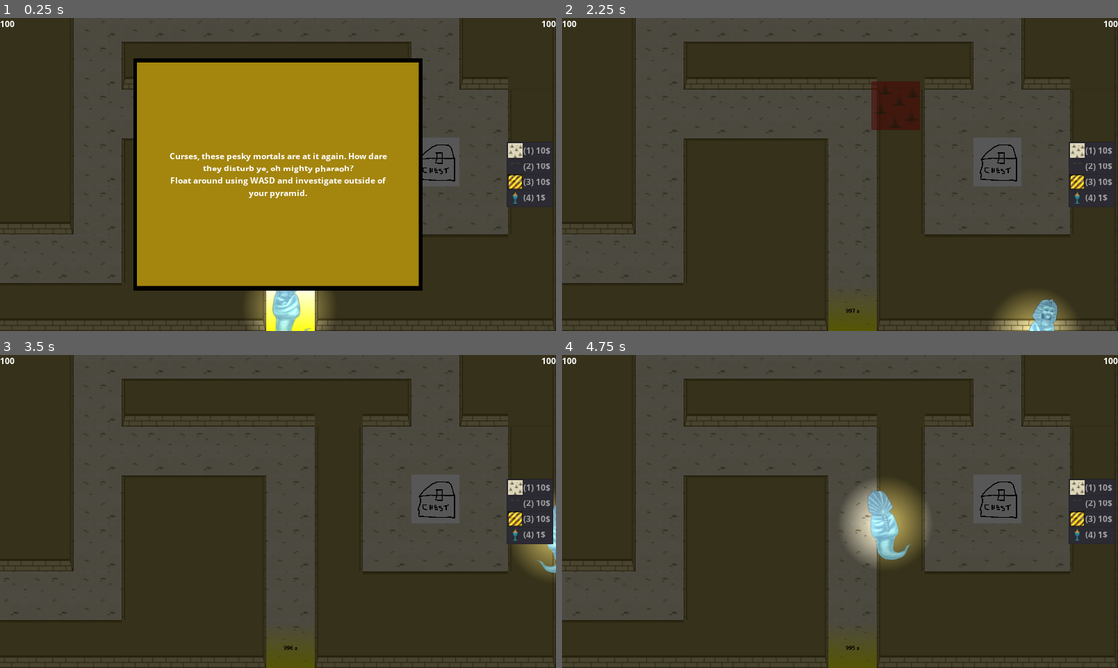
Above: before the commit, frames 1-4 (two rows, left to right).
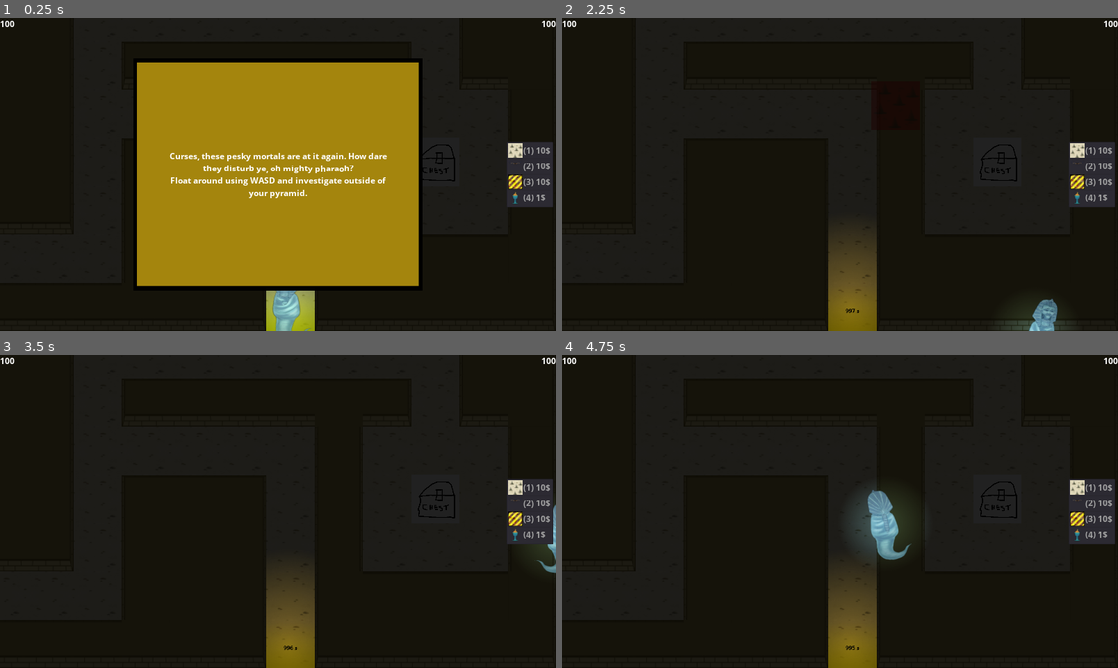
Above: after the commit, the same moments.

Repository: Solid-Squid-Contingent/LD-48
Game: Godot game, scene res://scenes/Game.tscn
Same seed, same stepped clock (60 frames per second), same inputs: the game is played once before the commit and once after it.
Inputs (mouse positions are in pixels of both pictures, inside the frame that each line leads up to):
- Up to frame 1 (0.25 s): no input
- Up to frame 2 (2.25 s): tap Enter at 0.5 s; move the mouse to (962, 158) at 0.52 s; press the mouse at (962, 158) at 0.53 s; hold D (right) 0.53-1.28 s; move the mouse to (728, 190) at 1.27 s; release the mouse at (728, 190) at 1.28 s; hold S (down) 1.28-2.03 s; right-click (728, 190) at 1.35 s; tap Space at 2 s; move the mouse to (895, 105) at 2.02 s; hold D (right) from 2.03 s (still down); tap 1 at 2.1 s
- Up to frame 3 (3.5 s): move the mouse to (250, 574) at 2.77 s; release D (right) at 2.78 s; hold W (up) from 2.78 s (still down); tap 9 at 2.85 s; click (250, 574) at 2.92 s
- Up to frame 4 (4.75 s): move the mouse to (1006, 558) at 3.52 s; release W (up) at 3.53 s; hold A (left) from 3.53 s (still down); tap 0 at 3.6 s; move the mouse to (673, 464) at 4.27 s; tap Q at 4.35 s

The runs differ from the first frame. In frame 1, 59% of the frame differs, in the area x 0-100%, y 0-100%; in frame 2, 97%; in frame 3, 97%; in frame 4, 97%.

Commit message:
improve ? lighting

Diff:
--- a/scenes/Game.tscn
+++ b/scenes/Game.tscn
@@ -8,6 +8,7 @@
 [ext_resource path="res://scenes/Player.tscn" type="PackedScene" id=6]
 [ext_resource path="res://scenes/EnemySpawner.tscn" type="PackedScene" id=7]
 [ext_resource path="res://resources/graphics/ui/WavesScreen.png" type="Texture" id=8]
+[ext_resource path="res://resources/graphics/misc/light.png" type="Texture" id=9]
 [ext_resource path="res://scenes/PyramidLevel.tscn" type="PackedScene" id=10]
 [ext_resource path="res://scripts/Game.gd" type="Script" id=12]
 [ext_resource path="res://scripts/CurrentItemPreview.gd" type="Script" id=13]
@@ -30,6 +31,13 @@
 
 [node name="EnemySpawner" parent="PyramidLevel0" instance=ExtResource( 7 )]
 position = Vector2( 2625, 2375 )
+
+[node name="OutsideLight" type="Light2D" parent="PyramidLevel0/EnemySpawner"]
+position = Vector2( 1, 1 )
+texture = ExtResource( 9 )
+texture_scale = 2.0
+color = Color( 1, 0.8, 0.2, 0.443137 )
+shadow_enabled = true
 
 [node name="PyramidLevel1" parent="." instance=ExtResource( 10 )]
 levelIndex = 1
@@ -108,7 +116,7 @@
 autowrap = true
 
 [node name="CanvasModulate" type="CanvasModulate" parent="."]
-color = Color( 0.34, 0.34, 0.34, 1 )
+color = Color( 0.129412, 0.129412, 0.129412, 1 )
 
 [node name="CurrentItemPreview" type="Sprite" parent="."]
 visible = false
--- a/scenes/Lamp.tscn
+++ b/scenes/Lamp.tscn
@@ -17,6 +17,8 @@
 [node name="Light" type="Light2D" parent="."]
 position = Vector2( 0, -28.0316 )
 texture = ExtResource( 1 )
+texture_scale = 4.0
+color = Color( 0.823529, 0.678431, 0.368627, 1 )
 shadow_enabled = true
 shadow_color = Color( 0, 0, 0, 1 )
 __meta__ = {
--- a/scenes/Player.tscn
+++ b/scenes/Player.tscn
@@ -23,6 +23,9 @@
 [node name="Light" type="Light2D" parent="Sprite"]
 scale = Vector2( 5, 5 )
 texture = ExtResource( 3 )
+texture_scale = 1.6
+color = Color( 0.34902, 0.560784, 0.678431, 1 )
+energy = 0.8
 shadow_enabled = true
 shadow_color = Color( 0, 0, 0, 1 )
 __meta__ = {
@@ -30,8 +33,11 @@
 }
 
 [node name="WallLight" type="Light2D" parent="Sprite"]
+visible = false
 scale = Vector2( 2.5, 2.5 )
 texture = ExtResource( 3 )
+color = Color( 0.34902, 0.560784, 0.678431, 1 )
+energy = 0.8
 shadow_color = Color( 0, 0, 0, 1 )
 __meta__ = {
 "_editor_description_": ""
--- a/scripts/Lamp.gd
+++ b/scripts/Lamp.gd
@@ -1,4 +1,12 @@
 extends Node2D
+
+var noise = OpenSimplexNoise.new()
+
+
+var value = 0
+
+func _ready():
+	noise.period = 16.0
 
 func getIcon():
 	return $Sprite.texture
@@ -8,3 +16,10 @@
 
 static func getPrice():
 	return 1
+
+func _physics_process(delta):
+	value += 1
+	if value > 10000:
+		value = 0
+	var alpha = noise.get_noise_1d((value + 1) / 10.0 ) + 0.95
+	$Light.color.a = alpha
Not shown: 1 places in scenes/Game.tscn that only renumber resources
